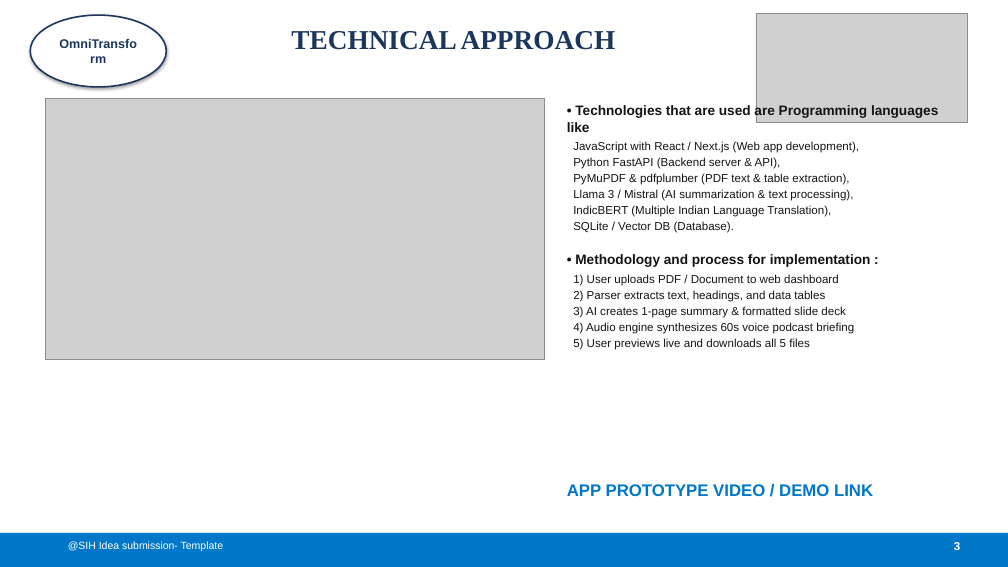
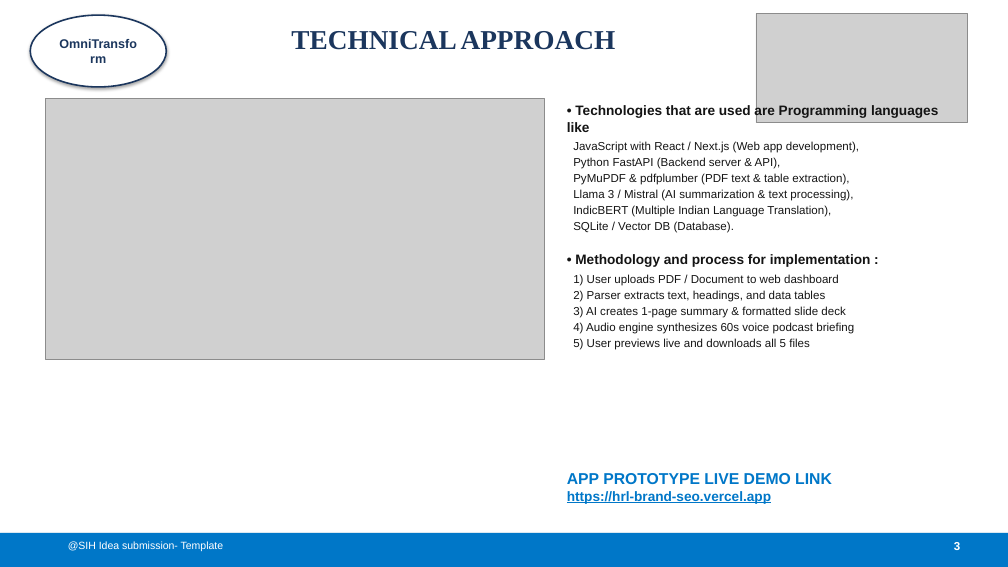
Before and after one commit to hrlpavan/sih-2026-media-problem-statements, a slide deck: slide 3 of SIH2026_Idea_Presentation_PS26154.pptx. Drawn at 1008x567 pixels with LibreOffice and Linux fonts; fonts in the diff are those of the drawing; grey boxes stand for pictures. Boxes give left, top, right and bottom in pixels: in the first picture for what was removed or moved away, otherwise in the second. Text is boxed around its words. In the diff, an @@ line names an element or a change of style, - is before the commit and + after.

Commit message:
Update README and PPTX with live interactive App Prototype Demo links and video walkthrough

```diff
--- a/SIH2026_Idea_Presentation_PS26154.pptx
+++ b/SIH2026_Idea_Presentation_PS26154.pptx
@@ text at [567, 473, 832, 504]: text changed; size 16 to 13 pt @@
-APP PROTOTYPE VIDEO / DEMO LINK
+APP PROTOTYPE LIVE DEMO LINK
+https://hrl-brand-seo.vercel.app
```
Also in this commit, not shown: 1 other slide changed, 2 other files.
